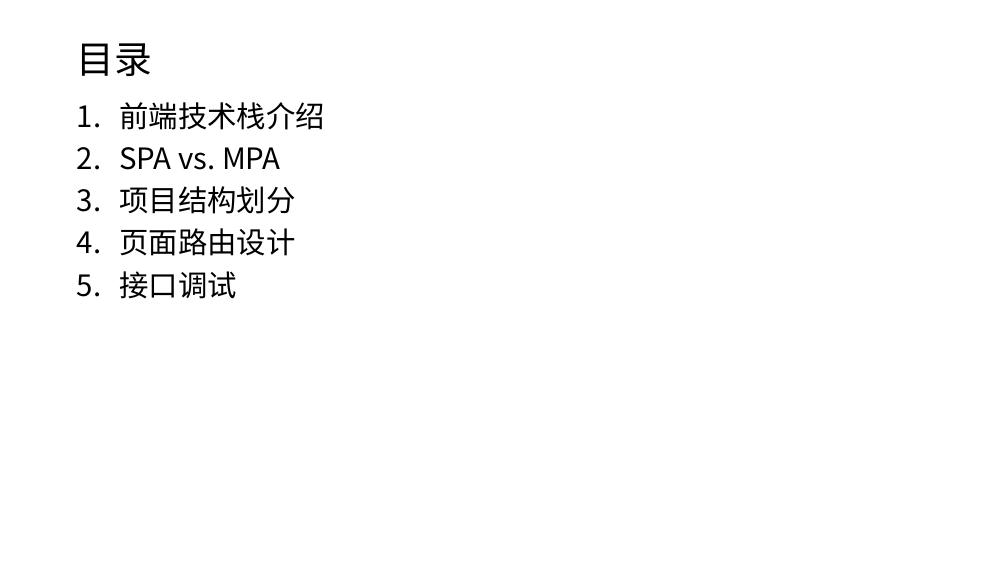
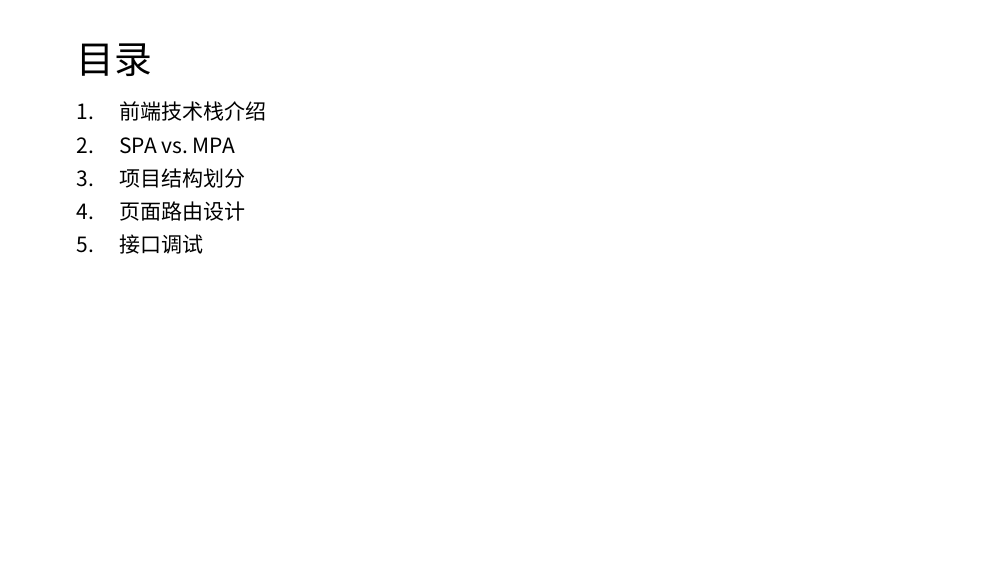
Before and after one commit to yuechengu/VirtualGame, a slide deck: slide 2 of docs/frontend.pptx. Drawn at 1008x567 pixels with LibreOffice and Linux fonts; fonts in the diff are those of the drawing. Boxes give left, top, right and bottom in pixels: in the first picture for what was removed or moved away, otherwise in the second. Text is boxed around its words. In the diff, an @@ line names an element or a change of style, - is before the commit and + after.

```diff
--- a/docs/frontend.pptx
+++ b/docs/frontend.pptx
@@ text "前端技术栈介绍" at box(119, 101, 266, 254): size 28 to 20 pt @@
```
Also in this commit, not shown: 8 other slides changed, 3 slides added, 1 slide removed, 18 other files.
